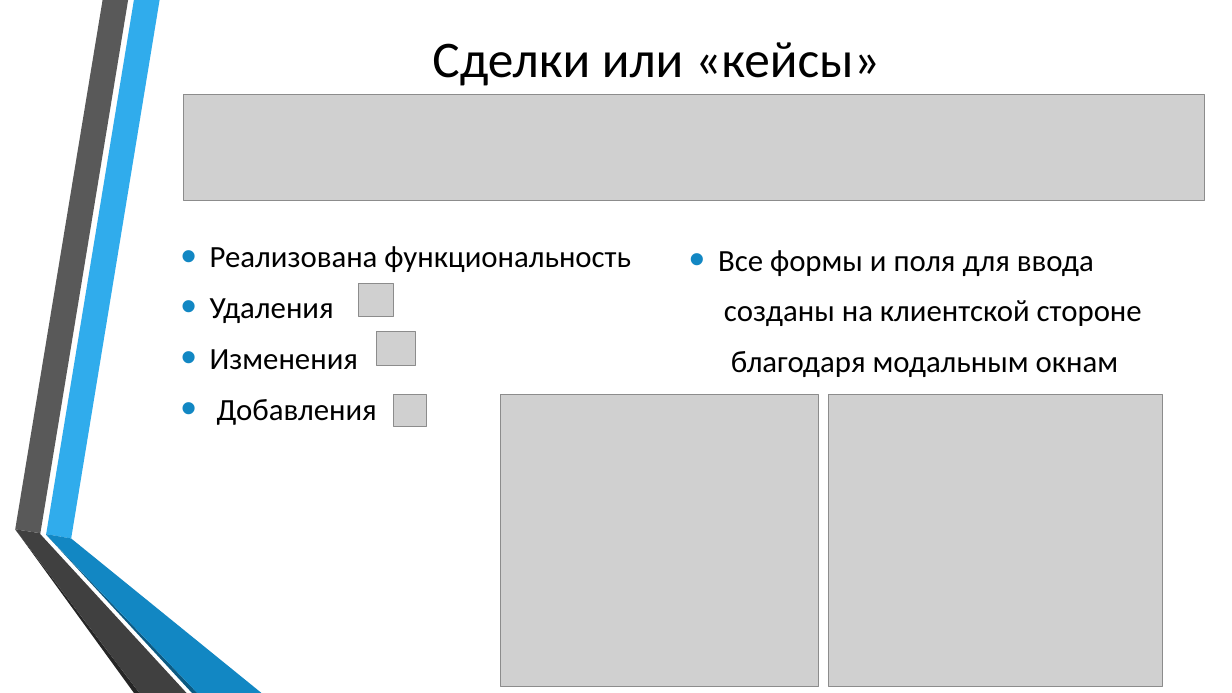
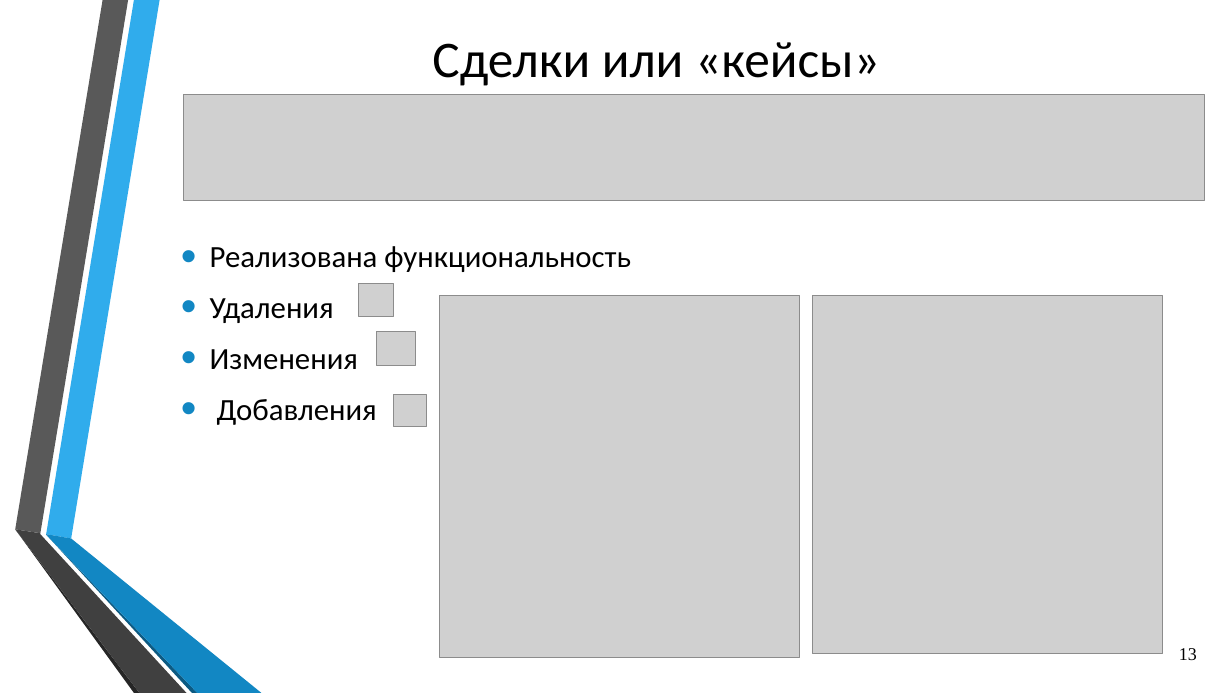
Before and after one commit to Yaroher2442/diplom-dev, a slide deck: slide 13 of diplom_preza.pptx (slide 12 before the commit). Drawn at 1232x693 pixels with LibreOffice and Linux fonts; fonts in the diff are those of the drawing; grey boxes stand for pictures; background and template pictures are left out. Boxes give left, top, right and bottom in pixels: in the first picture for what was removed or moved away, otherwise in the second. Text is boxed around its words. In the diff, an @@ line names an element or a change of style, - is before the commit and + after.

```diff
--- a/diplom_preza.pptx
+++ b/diplom_preza.pptx
@@ text removed at (718, 250, 1142, 377) @@
-• Все формы и поля для ввода
-созданы на клиентской стороне
-благодаря модальным окнам
@@ picture: place and size @@
-picture at (501, 395, 819, 687)
+picture at (439, 295, 799, 657)
@@ picture: place and size @@
-picture at (829, 395, 1163, 687)
+picture at (812, 295, 1163, 653)
@@ page number added at (1179, 648, 1197, 660), 14 pt, text #000000 @@
+13
```
Also in this commit, not shown: 9 other slides changed, 10 slides added, 9 slides removed.
